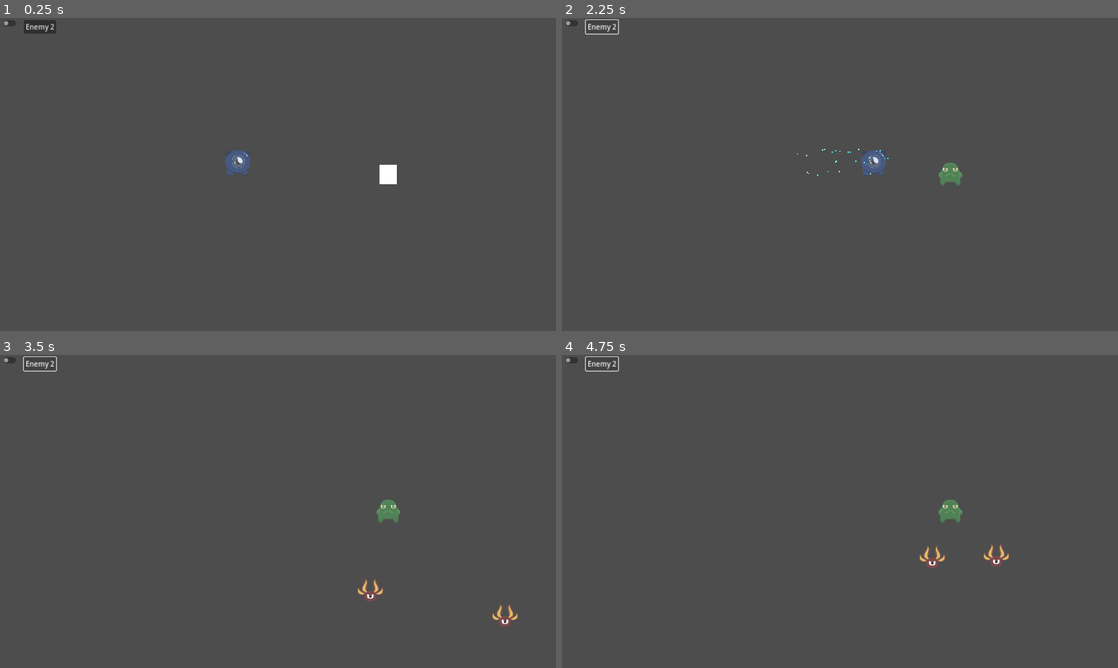
Above: before the commit, frames 1-4 (two rows, left to right).
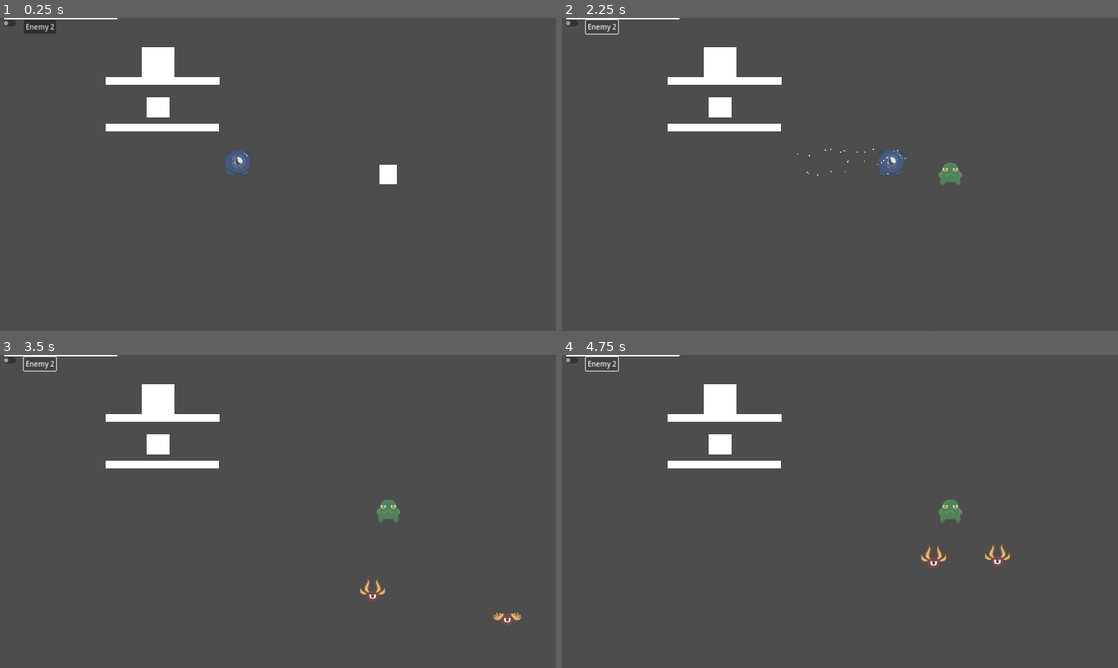
Above: after the commit, the same moments.

Repository: acropolis914/Gwizz-s-Game-Jam
Game: Godot game, scene res://Scene/main.tscn
Two runs of this game, one before a commit and one after it. Both use one fixed random seed, a clock stepped at 60 frames per second and the inputs below.
Inputs (mouse positions are in pixels of both pictures, inside the frame that each line leads up to):
- Up to frame 1 (0.25 s): no input
- Up to frame 2 (2.25 s): click (573, 24) at 0.5 s; click "Enemy 2" at 1.25 s; tap Enter at 2 s; hold D (move_right) from 2.03 s (still down); tap Shift (dash) at 2.1 s
- Up to frame 3 (3.5 s): release D (move_right) at 2.78 s; hold S (move_down) from 2.78 s (still down); tap Shift (dash) at 2.85 s
- Up to frame 4 (4.75 s): release S (move_down) at 3.53 s; hold D (move_right) 3.53-4.28 s; tap Shift (dash) at 3.6, 4.35 s; hold W (move_up) from 4.28 s (still down)

The runs differ from the first frame. In frame 1, 1.9% of the frame differs, in the area x 0-40%, y 0-37%; in frame 2, 2.4%, in the area x 0-62%, y 0-51%; in frame 3, 2.2%; in frame 4, 2.2%.

Commit message:
trap
trap

Diff:
--- a/Scene/enemy_type_1.tscn
+++ b/Scene/enemy_type_1.tscn
@@ -37,5 +37,5 @@
 scale = Vector2(0.84375, 0.890625)
 sprite_frames = SubResource("SpriteFrames_cpxq5")
 
-[connection signal="area_entered" from="." to="." method="_on_area_entered"]
-[connection signal="body_entered" from="." to="Enemy Death Comp" method="_on_enemy_type_1_body_entered"]
+[connection signal="area_entered" from="." to="Enemy Death Comp" method="_on_enemy_type_1_area_entered"]
+[connection signal="body_entered" from="." to="." method="_on_body_entered"]
--- a/Scene/enemy_type_2.tscn
+++ b/Scene/enemy_type_2.tscn
@@ -1,9 +1,10 @@
-[gd_scene load_steps=9 format=3 uid="uid://b0weg8ntix058"]
+[gd_scene load_steps=10 format=3 uid="uid://b0weg8ntix058"]
 
 [ext_resource type="Script" path="res://Scripts/enemy_type_2.gd" id="1_8ynjm"]
 [ext_resource type="Texture2D" uid="uid://cmvq7i5mkbdji" path="res://ImageAssets/fly1 (20240321023820).png" id="2_hkw14"]
 [ext_resource type="Texture2D" uid="uid://241ys4grd60i" path="res://ImageAssets/fly2 (20240321023808).png" id="3_k7bbw"]
 [ext_resource type="Texture2D" uid="uid://fdpwdo0xk51o" path="res://ImageAssets/fly3 (20240321023741).png" id="4_h6w52"]
+[ext_resource type="Script" path="res://Scripts/Components/Enemy Death Comp.gd" id="5_ghhsy"]
 
 [sub_resource type="CapsuleShape2D" id="CapsuleShape2D_bgnkv"]
 radius = 11.0
@@ -44,7 +45,7 @@
 [node name="AnimatedSprite2D" type="AnimatedSprite2D" parent="."]
 sprite_frames = SubResource("SpriteFrames_iiiwm")
 animation = &"flap"
-frame_progress = 0.018873
+frame_progress = 0.307081
 
 [node name="Life" type="Timer" parent="."]
 wait_time = 15.0
@@ -72,6 +73,10 @@
 initial_velocity_min = 10.0
 initial_velocity_max = 20.0
 
+[node name="Enemy Death Comp" type="Node" parent="."]
+script = ExtResource("5_ghhsy")
+
+[connection signal="area_entered" from="." to="Enemy Death Comp" method="_on_enemy_type_1_area_entered"]
 [connection signal="body_entered" from="." to="." method="_on_body_entered"]
 [connection signal="timeout" from="Life" to="." method="_on_life_timeout"]
 [connection signal="timeout" from="run" to="." method="_on_run_timeout"]
--- a/Scene/main.tscn
+++ b/Scene/main.tscn
@@ -1,9 +1,14 @@
-[gd_scene load_steps=5 format=3 uid="uid://c4ehycwbenis3"]
+[gd_scene load_steps=8 format=3 uid="uid://c4ehycwbenis3"]
 
 [ext_resource type="Script" path="res://Scripts/Main.gd" id="1_0qhc5"]
 [ext_resource type="PackedScene" uid="uid://dwbgo21cx8lyu" path="res://Scene/player.tscn" id="2_b3uek"]
 [ext_resource type="PackedScene" uid="uid://b0weg8ntix058" path="res://Scene/enemy_type_2.tscn" id="2_ixmfe"]
 [ext_resource type="PackedScene" uid="uid://bioel72emf3f1" path="res://Scene/enemy_type_1.tscn" id="3_3wxef"]
+[ext_resource type="PackedScene" uid="uid://mwp7x6mnuwj5" path="res://Scene/trap.tscn" id="5_i4fi0"]
+[ext_resource type="Texture2D" uid="uid://ca43nx0s8p3wh" path="res://ImageAssets/White.png" id="6_vglg2"]
+
+[sub_resource type="RectangleShape2D" id="RectangleShape2D_euuoh"]
+size = Vector2(264, 20)
 
 [node name="Main" type="Node2D"]
 script = ExtResource("1_0qhc5")
@@ -31,4 +36,36 @@
 offset_bottom = 36.0
 text = "Enemy 2"
 
+[node name="Trap" parent="." instance=ExtResource("5_i4fi0")]
+position = Vector2(-276, -193)
+
+[node name="Walls_StaticBody2D" type="StaticBody2D" parent="."]
+
+[node name="CollisionShape2D" type="CollisionShape2D" parent="Walls_StaticBody2D"]
+position = Vector2(-270, -105)
+shape = SubResource("RectangleShape2D_euuoh")
+
+[node name="Sprite2D" type="Sprite2D" parent="Walls_StaticBody2D"]
+position = Vector2(-266, -108)
+scale = Vector2(2.175, 0.141667)
+texture = ExtResource("6_vglg2")
+
+[node name="CollisionShape2D3" type="CollisionShape2D" parent="Walls_StaticBody2D"]
+position = Vector2(-503.5, -361.5)
+shape = SubResource("RectangleShape2D_euuoh")
+
+[node name="Sprite2D3" type="Sprite2D" parent="Walls_StaticBody2D"]
+position = Vector2(-499.5, -364.5)
+scale = Vector2(2.175, 0.141667)
+texture = ExtResource("6_vglg2")
+
+[node name="CollisionShape2D2" type="CollisionShape2D" parent="Walls_StaticBody2D"]
+position = Vector2(-269.5, -212.5)
+shape = SubResource("RectangleShape2D_euuoh")
+
+[node name="Sprite2D2" type="Sprite2D" parent="Walls_StaticBody2D"]
+position = Vector2(-265.5, -215.5)
+scale = Vector2(2.175, 0.141667)
+texture = ExtResource("6_vglg2")
+
 [connection signal="pressed" from="Debug/SpawnEnemy2" to="." method="_on_spawn_enemy_2_pressed"]
--- a/Scene/player.tscn
+++ b/Scene/player.tscn
@@ -38,9 +38,8 @@
 "speed": 5.0
 }]
 
-[sub_resource type="CapsuleShape2D" id="CapsuleShape2D_ixhdl"]
-radius = 6.0
-height = 18.0
+[sub_resource type="RectangleShape2D" id="RectangleShape2D_tr350"]
+size = Vector2(58, 62)
 
 [sub_resource type="Gradient" id="Gradient_tjhf7"]
 colors = PackedColorArray(2.88785e-07, 0.731922, 0.78956, 1, 1, 1, 1, 1)
@@ -66,7 +65,7 @@
 [node name="KillerArea" type="Area2D" parent="." groups=["player_attack"]]
 
 [node name="CollisionShape2D" type="CollisionShape2D" parent="KillerArea"]
-shape = SubResource("CapsuleShape2D_ixhdl")
+shape = SubResource("RectangleShape2D_tr350")
 
 [node name="DashParticle" type="CPUParticles2D" parent="."]
 emitting = false
--- /dev/null
+++ b/Scene/trap.tscn
@@ -0,0 +1,76 @@
+[gd_scene load_steps=8 format=3 uid="uid://mwp7x6mnuwj5"]
+
+[ext_resource type="Texture2D" uid="uid://ca43nx0s8p3wh" path="res://ImageAssets/White.png" id="1_ask54"]
+[ext_resource type="Script" path="res://Scripts/trap.gd" id="1_vl2tj"]
+
+[sub_resource type="RectangleShape2D" id="RectangleShape2D_w106n"]
+size = Vector2(72, 6)
+
+[sub_resource type="RectangleShape2D" id="RectangleShape2D_lp3dw"]
+size = Vector2(3, 77)
+
+[sub_resource type="Animation" id="Animation_rktxd"]
+resource_name = "trap"
+length = 3.5
+tracks/0/type = "value"
+tracks/0/imported = false
+tracks/0/enabled = true
+tracks/0/path = NodePath("CollisionShape2D:position")
+tracks/0/interp = 1
+tracks/0/loop_wrap = true
+tracks/0/keys = {
+"times": PackedFloat32Array(0, 0.1, 2, 3.5),
+"transitions": PackedFloat32Array(2.07053, 142.025, 1, 1),
+"update": 0,
+"values": [Vector2(0, -25), Vector2(0, 63), Vector2(0, 63), Vector2(0, -25)]
+}
+
+[sub_resource type="AnimationLibrary" id="AnimationLibrary_hsm8s"]
+_data = {
+"trap": SubResource("Animation_rktxd")
+}
+
+[sub_resource type="RectangleShape2D" id="RectangleShape2D_wng08"]
+size = Vector2(52, 48)
+
+[node name="Trap" type="Area2D"]
+script = ExtResource("1_vl2tj")
+
+[node name="CollisionShape2D" type="CollisionShape2D" parent="."]
+position = Vector2(0, -25)
+shape = SubResource("RectangleShape2D_w106n")
+
+[node name="Sprite2D" type="Sprite2D" parent="CollisionShape2D"]
+position = Vector2(0, -35)
+scale = Vector2(0.633333, 0.666667)
+texture = ExtResource("1_ask54")
+
+[node name="Sides_StaticBody2D" type="StaticBody2D" parent="CollisionShape2D"]
+position = Vector2(0, -10)
+
+[node name="CollisionShape2D" type="CollisionShape2D" parent="CollisionShape2D/Sides_StaticBody2D"]
+position = Vector2(-38, -24)
+shape = SubResource("RectangleShape2D_lp3dw")
+
+[node name="CollisionShape2D2" type="CollisionShape2D" parent="CollisionShape2D/Sides_StaticBody2D"]
+position = Vector2(38, -24)
+shape = SubResource("RectangleShape2D_lp3dw")
+
+[node name="AnimationPlayer" type="AnimationPlayer" parent="."]
+libraries = {
+"": SubResource("AnimationLibrary_hsm8s")
+}
+
+[node name="X_Area2D" type="Area2D" parent="."]
+
+[node name="Sprite2D2" type="Sprite2D" parent="X_Area2D"]
+position = Vector2(0, 38.5)
+scale = Vector2(0.433333, 0.391667)
+texture = ExtResource("1_ask54")
+
+[node name="CollisionShape2D" type="CollisionShape2D" parent="X_Area2D"]
+position = Vector2(0, 39)
+shape = SubResource("RectangleShape2D_wng08")
+
+[connection signal="body_entered" from="." to="." method="_on_body_entered"]
+[connection signal="body_entered" from="X_Area2D" to="." method="_on_x_area_2d_body_entered"]
--- a/Scripts/Components/Enemy Death Comp.gd
+++ b/Scripts/Components/Enemy Death Comp.gd
@@ -1,4 +1,4 @@
 extends Node
 
-func _on_enemy_type_1_body_entered(body):
-	body.kill()
+func _on_enemy_type_1_area_entered(area):
+	$"..".queue_free()
--- a/Scripts/Player.gd
+++ b/Scripts/Player.gd
@@ -28,7 +28,7 @@
 	if Input.is_action_just_pressed("dash") && velocity.x != 0:
 		gwizz_sprite.animation = "dash"
 		$DashParticle.emitting = true
-		speed = 1400
+		speed = 1800
 		killer_area.disabled = false
 		await get_tree().create_timer(0.1).timeout
 		#var tween = create_tween()
--- a/Scripts/enemy_type_1.gd
+++ b/Scripts/enemy_type_1.gd
@@ -4,12 +4,8 @@
 @onready var enemy_block_1 = $Enemy_block_1
 @onready var player = get_parent().get_node("Player")
 
-
 func _ready():
 	enemy_1_sprite.hide()
-
-func _on_area_entered(_area):
-	queue_free()
 
 func change_art():
 	enemy_block_1.hide()
@@ -21,3 +17,6 @@
 
 func _follow_player():
 	pass
+
+func _on_body_entered(body):
+	body.kill()
--- /dev/null
+++ b/Scripts/trap.gd
@@ -0,0 +1,15 @@
+extends Area2D
+
+@onready var trap_anim = $AnimationPlayer
+
+func _process(delta):
+	pass
+
+
+func _on_body_entered(body):
+	if body.is_in_group("player"):
+		body.kill()
+
+
+func _on_x_area_2d_body_entered(body):
+	trap_anim.play("trap")
--- a/project.godot
+++ b/project.godot
@@ -47,16 +47,6 @@
 , Object(InputEventKey,"resource_local_to_scene":false,"resource_name":"","device":-1,"window_id":0,"alt_pressed":false,"shift_pressed":false,"ctrl_pressed":false,"meta_pressed":false,"pressed":false,"keycode":0,"physical_keycode":4194321,"key_label":0,"unicode":0,"echo":false,"script":null)
 ]
 }
-jump={
-"deadzone": 0.5,
-"events": [Object(InputEventKey,"resource_local_to_scene":false,"resource_name":"","device":-1,"window_id":0,"alt_pressed":false,"shift_pressed":false,"ctrl_pressed":false,"meta_pressed":false,"pressed":false,"keycode":0,"physical_keycode":32,"key_label":0,"unicode":32,"echo":false,"script":null)
-]
-}
-sprint={
-"deadzone": 0.5,
-"events": [Object(InputEventKey,"resource_local_to_scene":false,"resource_name":"","device":-1,"window_id":0,"alt_pressed":false,"shift_pressed":false,"ctrl_pressed":false,"meta_pressed":false,"pressed":false,"keycode":0,"physical_keycode":4194325,"key_label":0,"unicode":0,"echo":false,"script":null)
-]
-}
 dash={
 "deadzone": 0.5,
 "events": [Object(InputEventKey,"resource_local_to_scene":false,"resource_name":"","device":-1,"window_id":0,"alt_press …(182 unchanged characters)…
